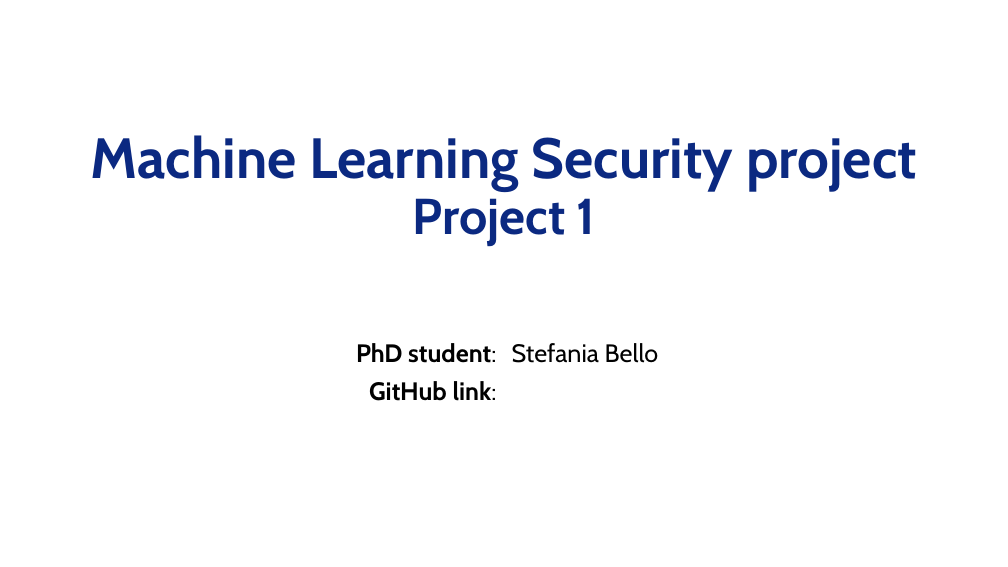
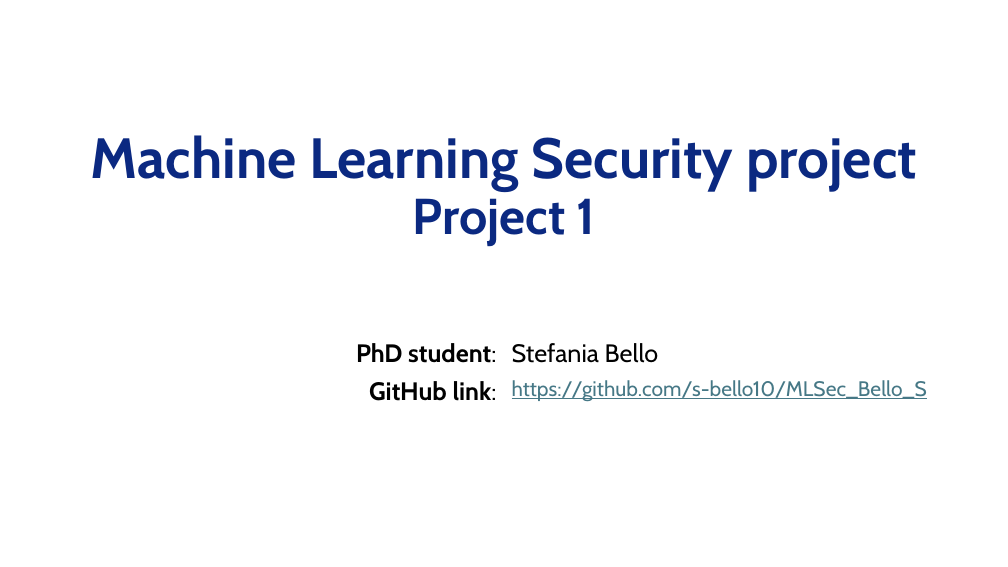
Before and after one commit to s-bello10/MLSec_Bello_S, a slide deck: slide 1 of MLSec_Bello_S_Project.pptx. Drawn at 1008x567 pixels with LibreOffice and Linux fonts; fonts in the diff are those of the drawing; background and template pictures are left out. Boxes give left, top, right and bottom in pixels: in the first picture for what was removed or moved away, otherwise in the second. Text is boxed around its words. In the diff, an @@ line names an element or a change of style, - is before the commit and + after.

```diff
--- a/MLSec_Bello_S_Project.pptx
+++ b/MLSec_Bello_S_Project.pptx
@@ table at [48, 334, 961, 410] @@
-row 2, column 2: 
+row 2, column 2: https://github.com/s-bello10/MLSec_Bello_S
```
Also in this commit, not shown: 2 other files.
